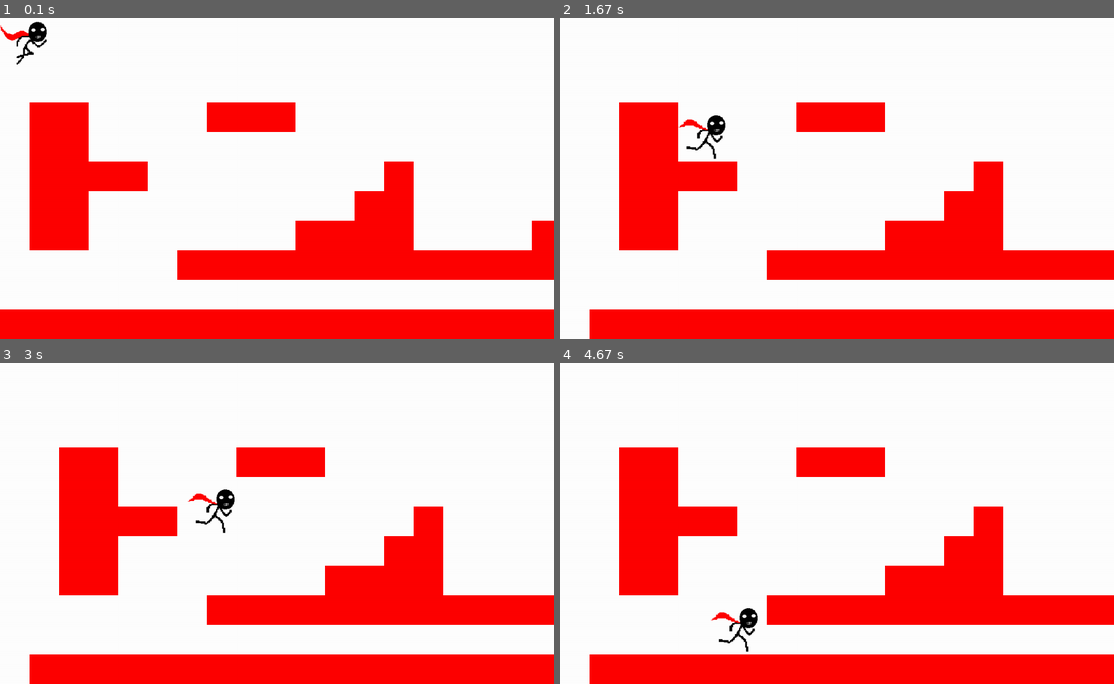
Above: before the commit, frames 1-4 (two rows, left to right).
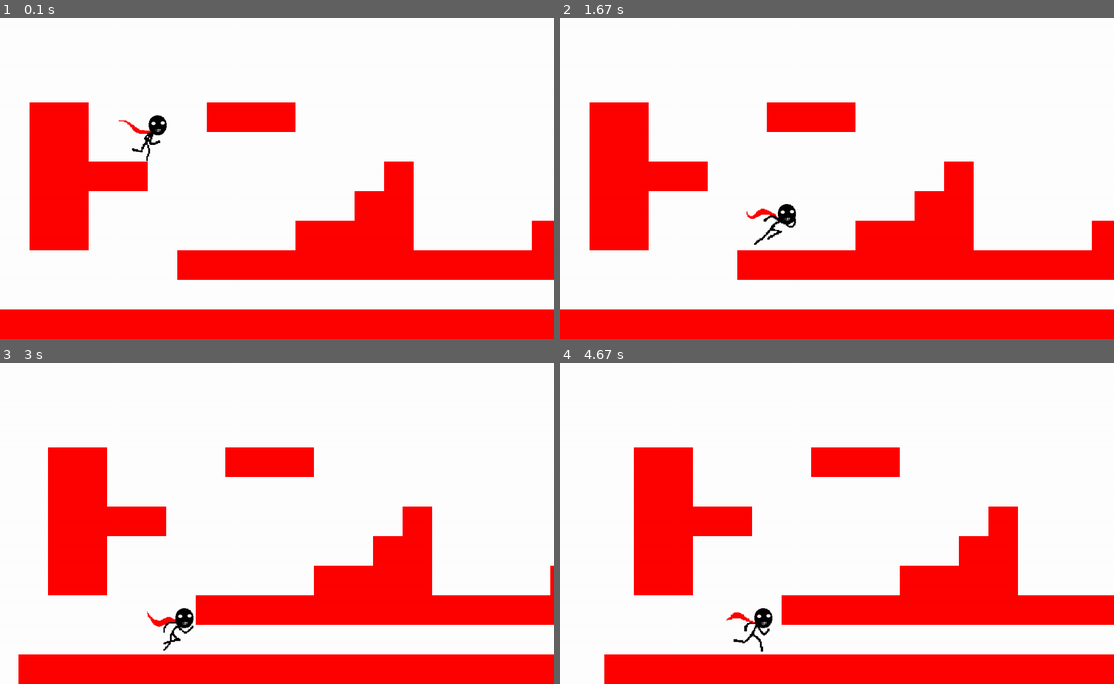
Above: after the commit, the same moments.

Repository: AZIZXlaouiti/pygame_project
Game: pygame game, started from core/main.py
Same seed, same stepped clock (60 frames per second), same inputs: the game is played once before the commit and once after it.
Inputs:
- Up to frame 1 (0.1 s): no input
- Up to frame 2 (1.67 s): hold Right 0.33-0.8 s; hold Right 0.83-1.3 s; hold Left from 1.33 s (still down)
- Up to frame 3 (3 s): release Left at 1.87 s; hold Left 1.9-2.3 s; hold Right 2.33-2.97 s
- Up to frame 4 (4.67 s): hold Left 3-3.47 s; hold Right 3.5-3.97 s; hold Right 4-4.47 s; hold Left from 4.5 s (still down)

The runs differ from the first frame. In frame 1, 0.7% of the frame differs, in the area x 0-31%, y 1-45%; in frame 2, 11%, in the area x 0-100%, y 26-100%; in frame 3, 4.5%; in frame 4, 5.5%.

Commit message:
small change

Diff:
--- a/core/player.py
+++ b/core/player.py
@@ -6,13 +6,13 @@
        self.load_animation()
        self.frame = 0
        self.image = self.animation["run"][self.frame]
-       self.rect = self.image.get_rect()
+       self.rect = self.image.get_rect(topleft = pos)
        self.direction = pygame.math.Vector2(0,0)
        self.speed = 1
        self.gravity = 0.8
        self.jump_speed = -10
        self.last_update = pygame.time.get_ticks()
-       self.frame_rate = 70
+       self.frame_rate = 0.15
     def get_input(self):
         keys = pygame.key.get_pressed()
         if keys[pygame.K_RIGHT]:
@@ -37,13 +37,16 @@
         for i in range (4):
             self.animation["run"].append(right.parse_sprite(f'frame_{i}.png'))
     def animate(self):
-        now  = pygame.time.get_ticks()
-        if now - self.last_update > self.frame_rate:
-            self.last_update = now
-            self.frame += 1
-            if self.frame >= len(self.animation["run"]):
-                self.frame = 0
+        # now  = pygame.time.get_ticks()
+        # if now - self.last_update > self.frame_rate:
+        #     self.last_update = now
+        #     self.frame += 1
+        #     if self.frame >= len(self.animation["run"]):
+        #         self.frame = 0
+        self.frame = (self.frame + 0.142)% len(self.animation['run'])
+        self.image = self.animation['run'][int(self.frame)]
+
         # x,y = self.direction.x,self.direction.y
-        self.image = self.animation['run'][self.frame]
+        # self.image = self.animation['run'][self.frame]
         # self.rect = self.image.get_rect()
         # self.direction.x,self.direction.y = x , y
